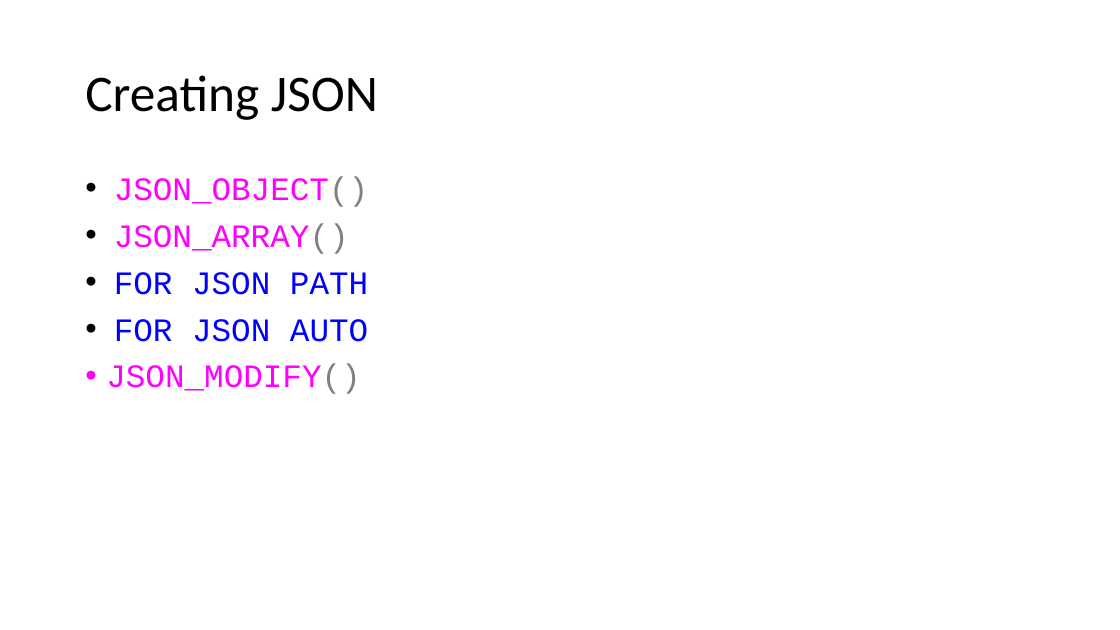
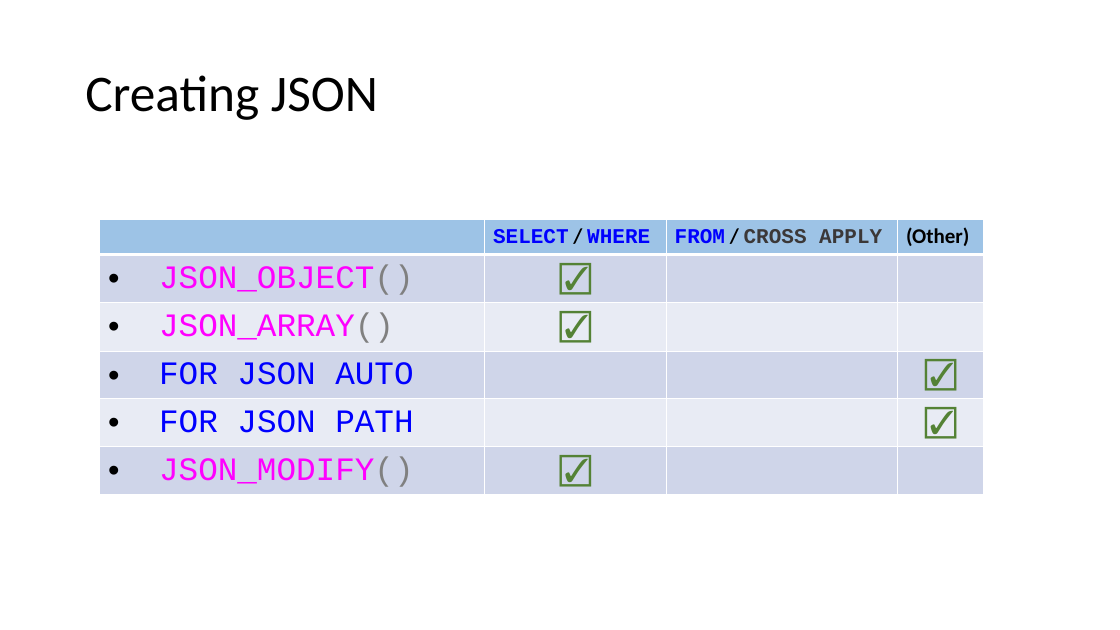
Before and after one commit to jbfoushee/MyPresentations, a slide deck: slide 57 of TSQL_JSON_Operators/TSQL_JSON_Operators.pptx (slide 55 before the commit). Drawn at 1120x630 pixels with LibreOffice and Linux fonts; fonts in the diff are those of the drawing. Boxes give left, top, right and bottom in pixels: in the first picture for what was removed or moved away, otherwise in the second. Text is boxed around its words. In the diff, an @@ line names an element or a change of style, - is before the commit and + after.

Commit message:
split JSON presentation

```diff
--- a/TSQL_JSON_Operators/TSQL_JSON_Operators.pptx
+++ b/TSQL_JSON_Operators/TSQL_JSON_Operators.pptx
@@ text removed at bbox=[106, 176, 368, 394] @@
-• JSON_OBJECT()
-• JSON_ARRAY()
-• FOR JSON PATH
-• FOR JSON AUTO
-• JSON_MODIFY()
@@ table added at bbox=[100, 219, 984, 492], 6 rows, 4 columns @@
+ | SELECT / WHERE | FROM / CROSS APPLY | (Other)
+JSON_OBJECT() | ☑ |  | 
+JSON_ARRAY() | ☑ |  | 
+FOR JSON AUTO |  |  | ☑
+FOR JSON PATH |  |  | ☑
+JSON_MODIFY() | ☑ |  | 
```
Also in this commit, not shown: 27 other slides changed, 5 slides added, 34 slides removed, 5 other files.
